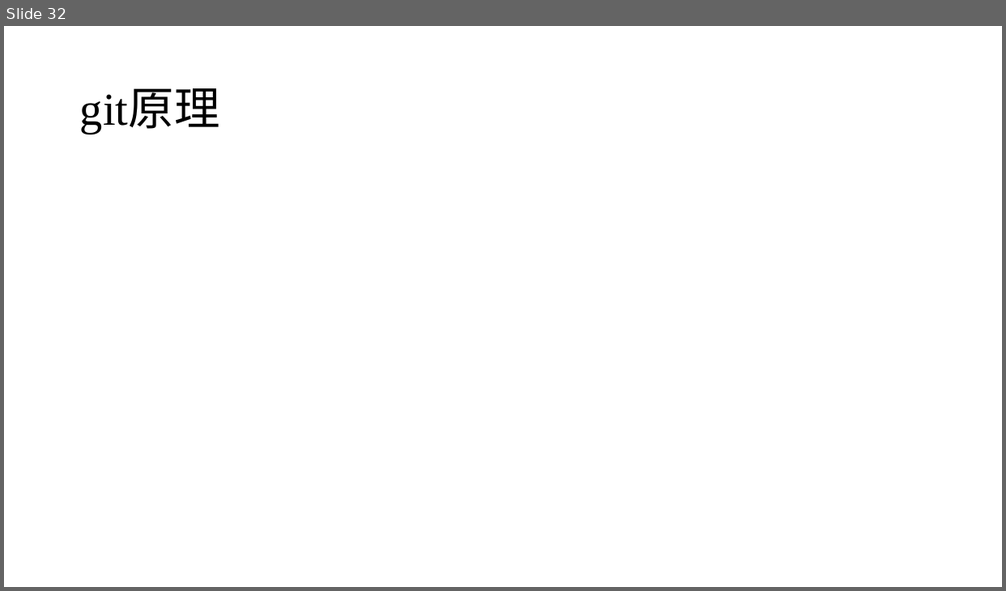
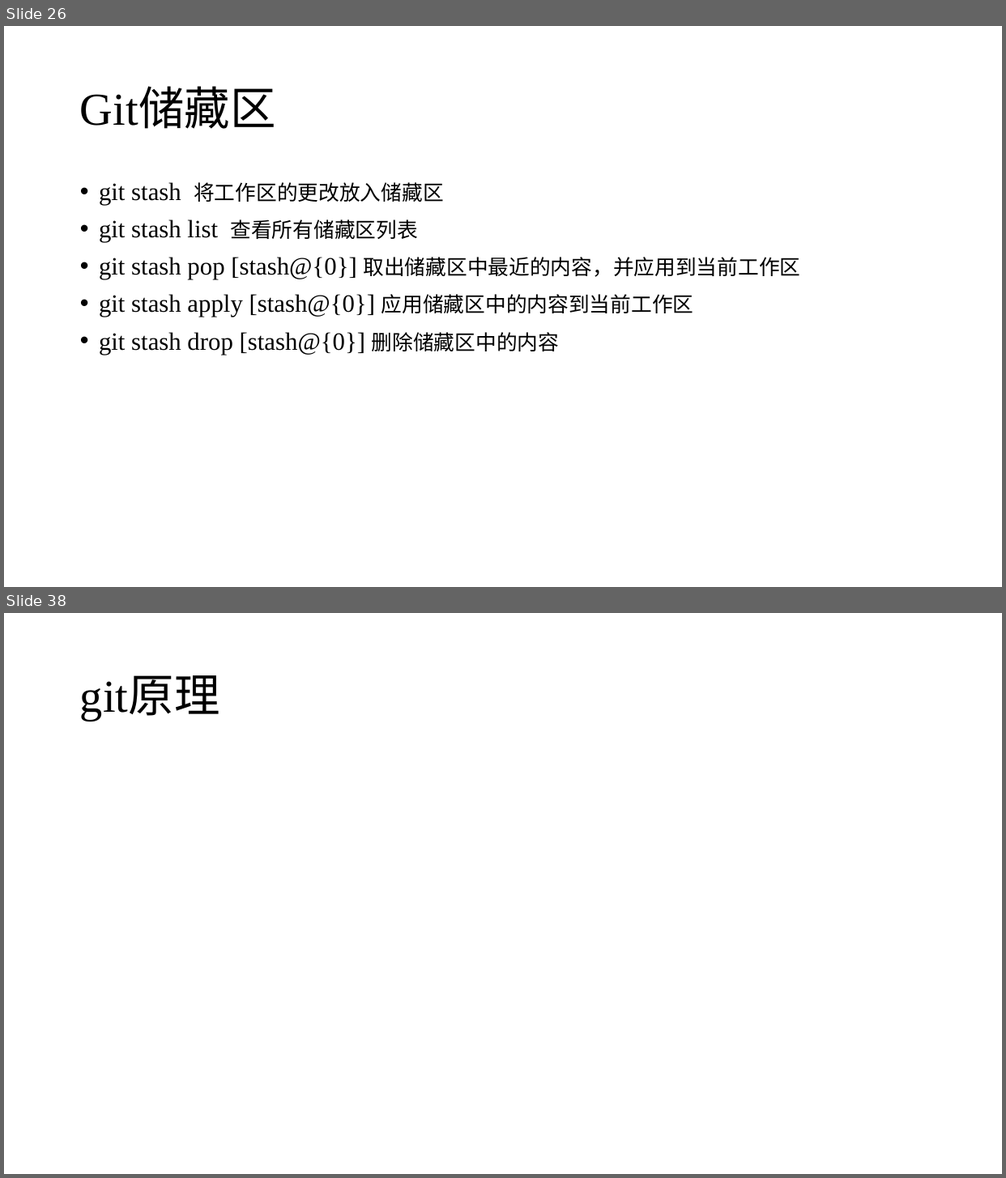
Before and after one commit to seahurt/lecture, a slide deck: using_git.pptx. Shown one above the other, each under a label of ours: slide 32 before the commit, slides 26 and 38 after it; the slides between them are not shown. The pictures are 1006x591 and 1006x1178 pixels, drawn with LibreOffice and Linux fonts; fonts in the diff are those of the drawing. Boxes give left, top, right and bottom in pixels: in the first picture for what was removed or moved away, otherwise in the second. Text is boxed around its words. In the diff, an @@ line names an element or a change of style, - is before the commit and + after.

```diff
--- a/using_git.pptx
+++ b/using_git.pptx
@@ slide 26 added at [4,26,1002,587], background #FFFFFF @@
@@ title added at [80,89,276,129], 44 pt, text #000000 @@
+Git储藏区
@@ text added at [99,182,801,355], 24 pt, text #000000 @@
+• git stash 将工作区的更改放入储藏区
+• git stash list 查看所有储藏区列表
+• git stash pop [stash@{0}] 取出储藏区中最近的内容，并应用到当前工作区
+• git stash apply [stash@{0}] 应用储藏区中的内容到当前工作区
+• git stash drop [stash@{0}] 删除储藏区中的内容
@@ what was slide 32 is now slide 38 @@
```
Also in this commit, not shown: 5 slides changed, 14 other slides added, 9 slides removed.
